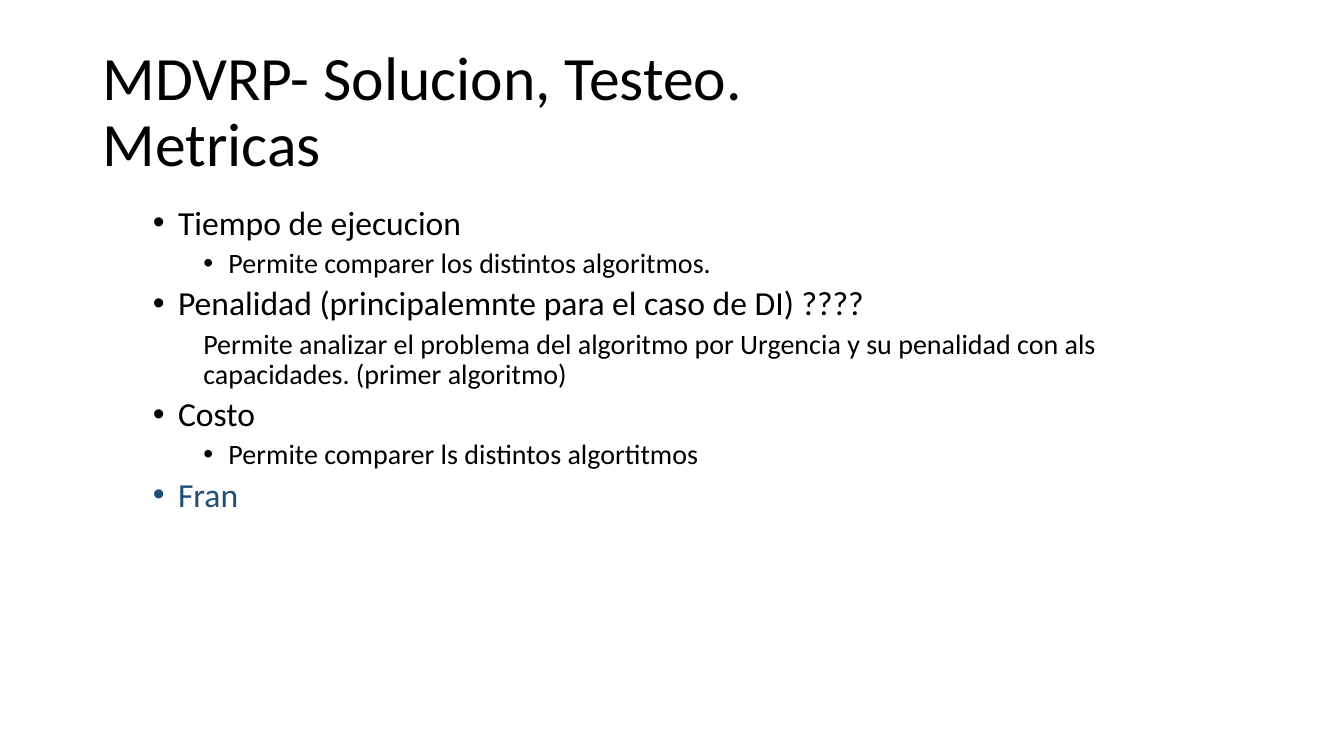
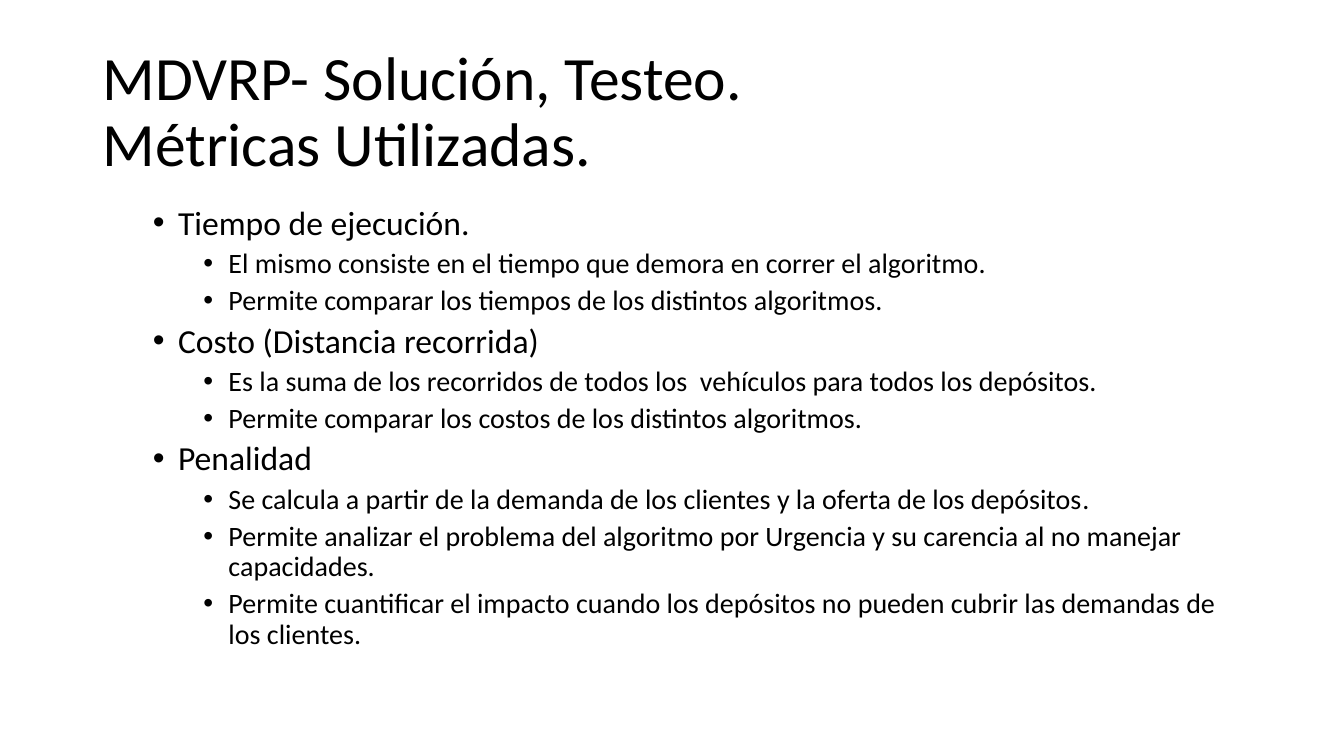
Before and after one commit to urubusale/proyvrp, a slide deck: slide 19 of Version/Documentación/MDVRP.pptx. Drawn at 1344x756 pixels with LibreOffice and Linux fonts; fonts in the diff are those of the drawing. Boxes give left, top, right and bottom in pixels: in the first picture for what was removed or moved away, otherwise in the second. Text is boxed around its words. In the diff, an @@ line names an element or a change of style, - is before the commit and + after.

```diff
--- a/Version/Documentación/MDVRP.pptx
+++ b/Version/Documentación/MDVRP.pptx
@@ title at bbox=[102, 57, 742, 167]: text changed @@
-MDVRP- Solucion, Testeo.
-Metricas
+MDVRP- Solución, Testeo.
+Métricas Utilizadas.
@@ text at bbox=[178, 211, 1215, 645]: text changed @@
-  • Tiempo de ejecucion
-    • Permite comparer los distintos algoritmos.
-  • Penalidad (principalemnte para el caso de DI) ????
-    Permite analizar el problema del algoritmo por Urgencia y su penalidad con als capacidades. (primer algoritmo)
-  • Costo
-    • Permite comparer ls distintos algortitmos
-  • Fran
+  • Tiempo de ejecución.
+    • El mismo consiste en el tiempo que demora en correr el algoritmo.
+    • Permite comparar los tiempos de los distintos algoritmos.
+  • Costo (Distancia recorrida)
+    • Es la suma de los recorridos de todos los vehículos para todos los depósitos.
+    • Permite comparar los costos de los distintos algoritmos.
+  • Penalidad
+    • Se calcula a partir de la demanda de los clientes y la oferta de los depósitos.
+    • Permite analizar el problema del algoritmo por Urgencia y su carencia al no manejar capacidades.
+    • Permite cuantificar el impacto cuando los depósitos no pueden cubrir las demandas de los clientes.
```
Also in this commit, not shown: 9 other slides changed, 1 slide added, 1 other file.
